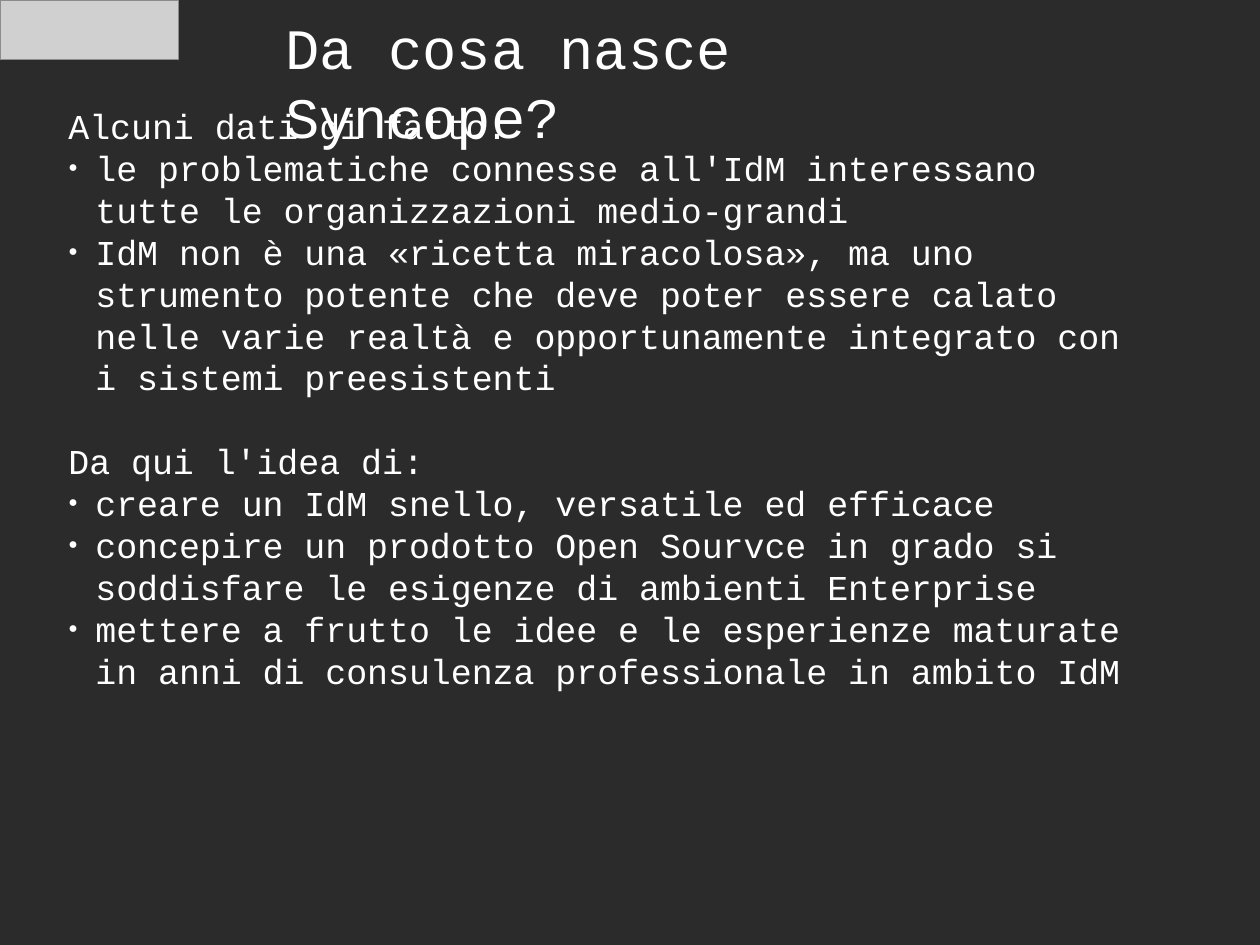
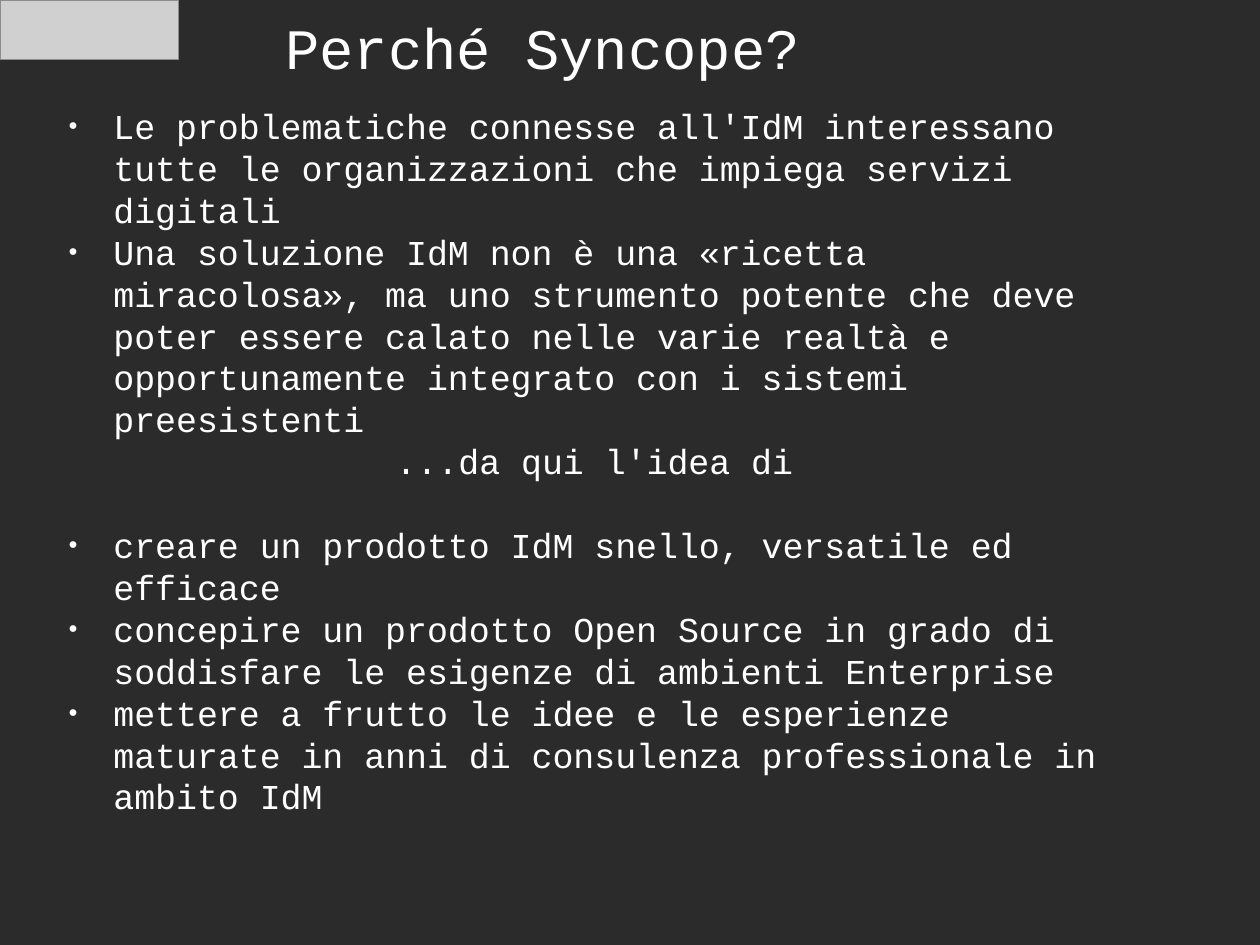
Before and after one commit to ilgrosso/oldSyncopeIdM, a slide deck: slide 7 of docs/Presentation/Syncope OpenSource IdM - it.odp (slide 6 before the commit). Drawn at 1260x945 pixels with LibreOffice and Linux fonts; fonts in the diff are those of the drawing; grey boxes stand for pictures; background and template pictures are left out; a plain dark background stands for a picture behind light text. Boxes give left, top, right and bottom in pixels: in the first picture for what was removed or moved away, otherwise in the second. Text is boxed around its words. In the diff, an @@ line names an element or a change of style, - is before the commit and + after.

```diff
--- a/docs/Presentation/Syncope OpenSource IdM - it.odp
+++ b/docs/Presentation/Syncope OpenSource IdM - it.odp
@@ text at box(285, 28, 799, 81): text changed @@
-Da cosa nasce Syncope?
+Perché Syncope?
@@ text at box(113, 115, 1076, 692): text changed @@
-Alcuni dati di fatto:
-● le problematiche connesse all'IdM interessano tutte le organizzazioni medio-grandi
-● IdM non è una «ricetta miracolosa», ma uno strumento potente che deve poter essere calato nelle varie realtà e opportunamente integrato con i sistemi preesistenti
-Da qui l'idea di:
-● creare un IdM snello, versatile ed efficace
-● concepire un prodotto Open Sourvce in grado si soddisfare le esigenze di ambienti Enterprise
+● Le problematiche connesse all'IdM interessano tutte le organizzazioni che impiega servizi digitali
+● Una soluzione IdM non è una «ricetta miracolosa», ma uno strumento potente che deve poter essere calato nelle varie realtà e opportunamente integrato con i sistemi preesistenti
+...da qui l'idea di
+● creare un prodotto IdM snello, versatile ed efficace
+● concepire un prodotto Open Source in grado di soddisfare le esigenze di ambienti Enterprise
@@ text at box(113, 701, 1096, 810): indent changed @@
```
Also in this commit, not shown: 5 other slides changed, 3 slides added, 2 slides removed.
